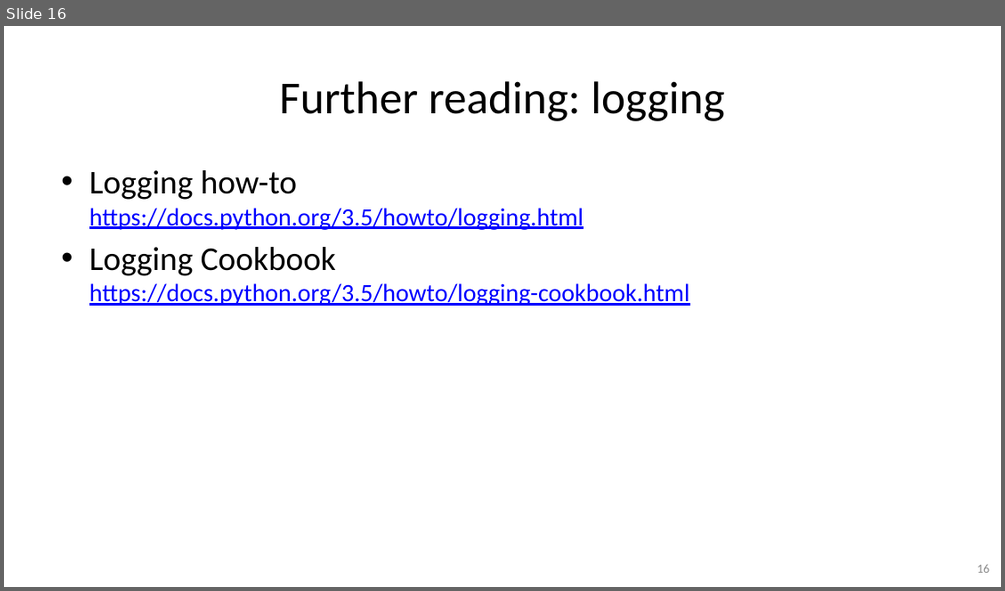
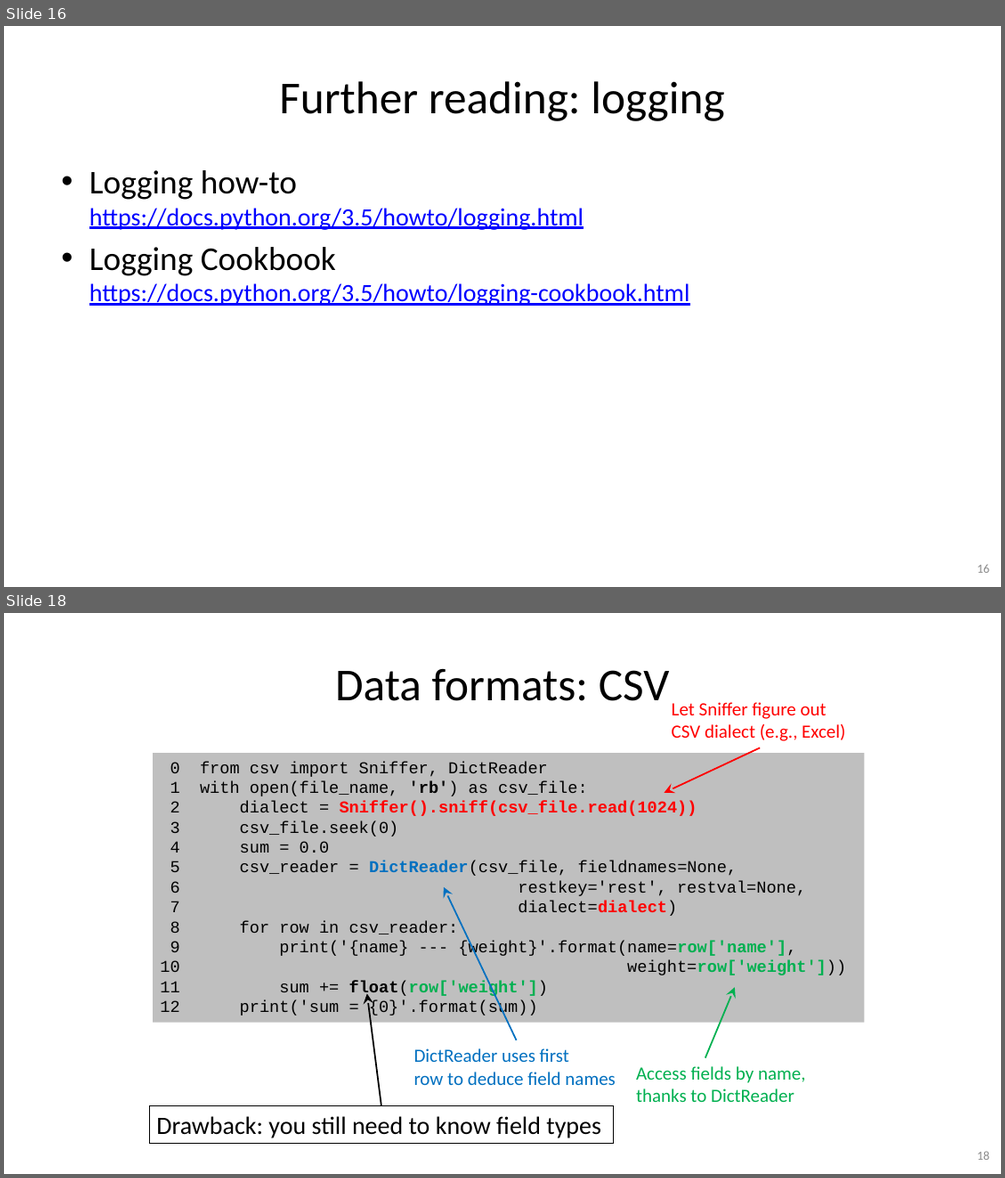
Before and after one commit to gjbex/Python-for-systems-programming, a slide deck: python_for_systems_programming.pptx. Shown one above the other, each under a label of ours: slide 16 before the commit, slides 16 and 18 after it; the slides between them are not shown. The pictures are 1005x591 and 1005x1178 pixels, drawn with LibreOffice and Linux fonts; fonts in the diff are those of the drawing. Boxes give left, top, right and bottom in pixels: in the first picture for what was removed or moved away, otherwise in the second. Text is boxed around its words. In the diff, an @@ line names an element or a change of style, - is before the commit and + after.

Commit message:
Add data formats slides

```diff
--- a/python_for_systems_programming.pptx
+++ b/python_for_systems_programming.pptx
@@ slide 18 added at (4, 613, 1001, 1174), background #FFFFFF @@
@@ title added at (335, 669, 670, 701), 44 pt, text #000000 @@
+Data formats: CSV
@@ text added at (672, 702, 845, 741), 18 pt, text #FF0000 @@
+Let Sniffer figure out
+CSV dialect (e.g., Excel)
@@ rectangle added at (153, 753, 865, 1022), fill #BFBFBF, 16 pt, text #000000 @@
+0 from csv import Sniffer, DictReader
+1 with open(file_name, 'rb') as csv_file:
+2 dialect = Sniffer().sniff(csv_file.read(1024))
+3 csv_file.seek(0)
+4 sum = 0.0
+5 csv_reader = DictReader(csv_file, fieldnames=None,
+6 restkey='rest', restval=None,
+7 dialect=dialect)
+8 for row in csv_reader:
+9 print('{name} --- {weight}'.format(name=row['name'],
+10 weight=row['weight']))
+11 sum += float(row['weight'])
+12 print('sum = {0}'.format(sum))
@@ arrow added from (760, 747) to (664, 793), #FF0000 1.5 pt @@
@@ arrow added from (517, 1040) to (444, 887), #0070C0 1.5 pt @@
@@ arrow added from (381, 1105) to (367, 994), #000000 1.5 pt @@
@@ arrow added from (705, 1058) to (735, 987), #00B050 1.5 pt @@
@@ text added at (414, 1048, 615, 1085), 18 pt, text #0070C0 @@
+DictReader uses first
+row to deduce field names
@@ text added at (636, 1066, 806, 1102), 18 pt, text #00B050 @@
+Access fields by name,
+thanks to DictReader
@@ rectangle added at (149, 1105, 614, 1143), outline #000000 0.75 pt, 24 pt, text #000000 @@
+Drawback: you still need to know field types
@@ page number added at (977, 1151, 989, 1159), 12 pt, text #8C8C8C @@
+18
```
Also in this commit, not shown: 5 other slides added.
